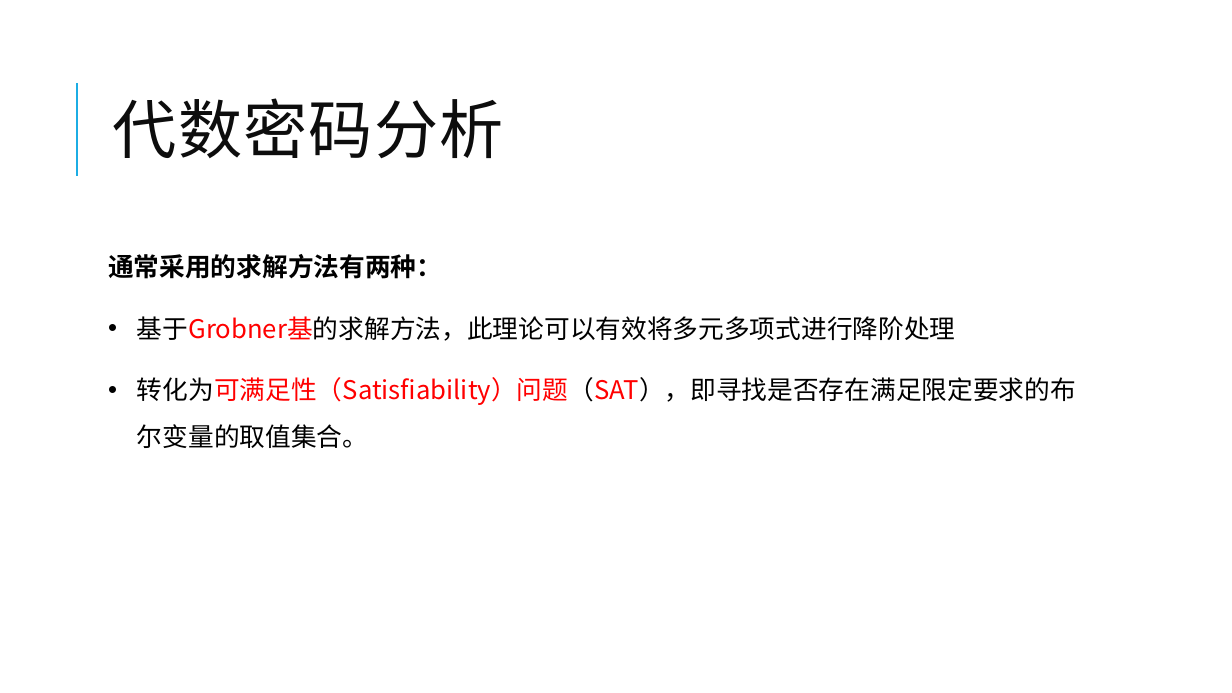
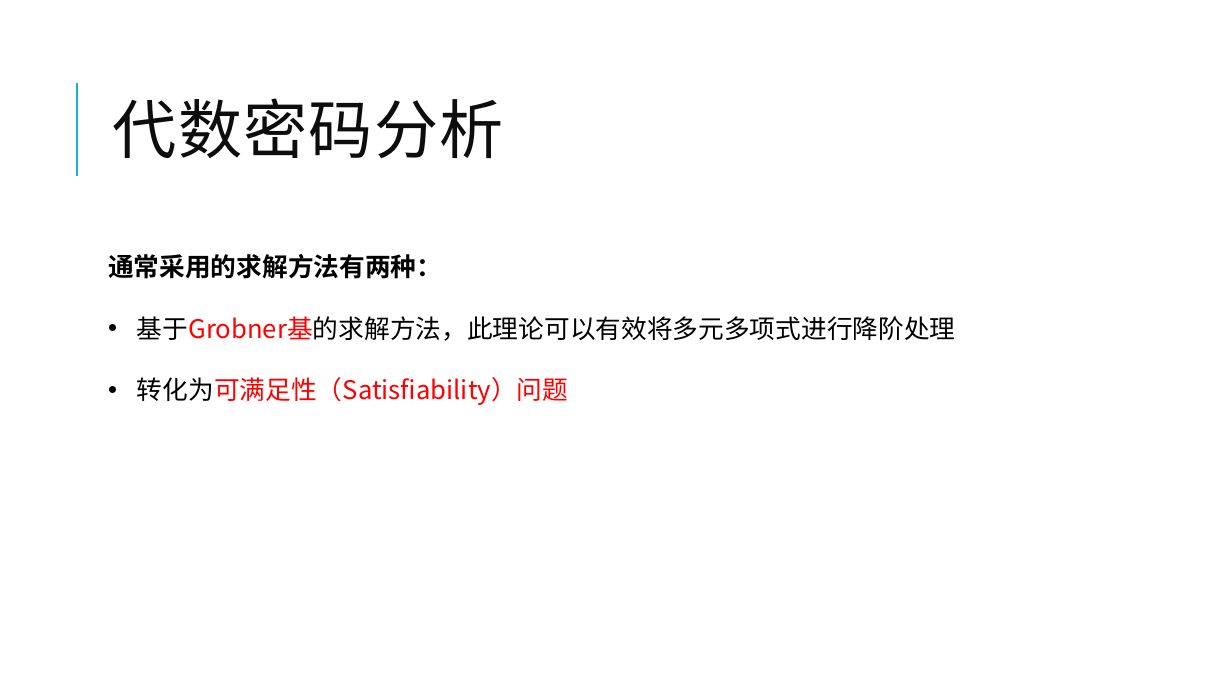
Before and after one commit to yberlin/hello-world, a slide deck: slide 17 of 数电/代数解析器与其密码学领域的应用.pptx (slide 16 before the commit). Drawn at 1232x693 pixels with LibreOffice and Linux fonts; fonts in the diff are those of the drawing. Boxes give left, top, right and bottom in pixels: in the first picture for what was removed or moved away, otherwise in the second. Text is boxed around its words. In the diff, an @@ line names an element or a change of style, - is before the commit and + after.

```diff
--- a/数电/代数解析器与其密码学领域的应用.pptx
+++ b/数电/代数解析器与其密码学领域的应用.pptx
@@ text at bbox=[137, 377, 568, 405]: text changed; text colour #000000 to #FF0000 @@
-• 转化为可满足性（Satisfiability）问题（SAT），即寻找是否存在满足限定要求的布尔变量的取值集合。
+• 转化为可满足性（Satisfiability）问题
```
Also in this commit, not shown: 6 other slides changed, 14 slides added, 1 slide removed.
